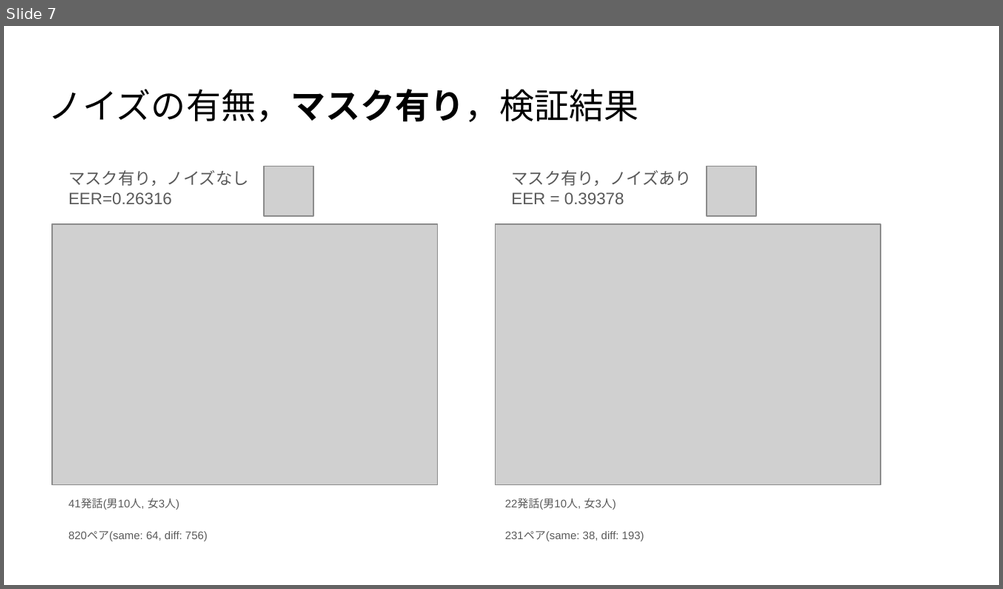
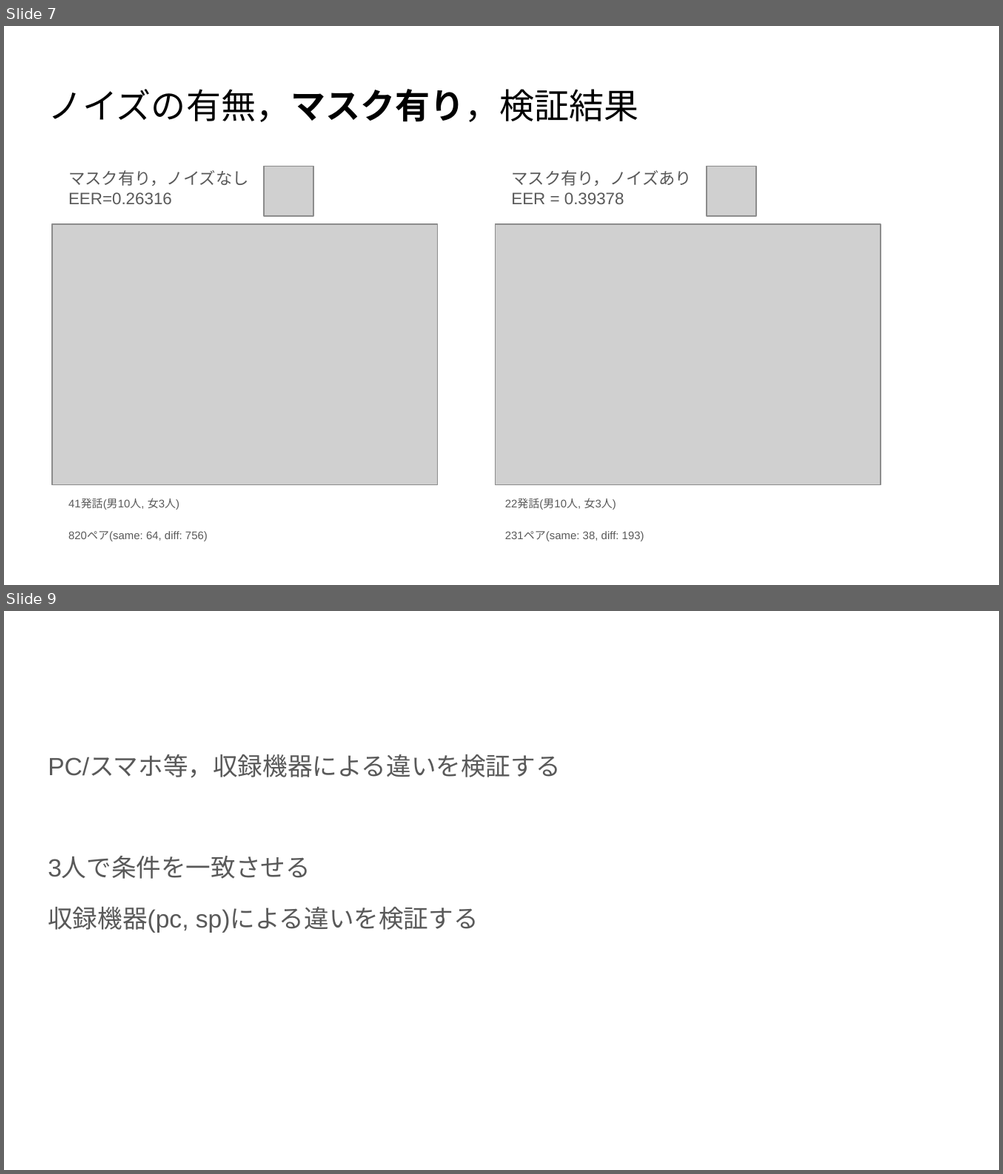
Before and after one commit to tenk-9/ShiotaLab_seminar, a slide deck: 6th/rpt.pptx. Shown one above the other, each under a label of ours: slide 7 before the commit, slides 7 and 9 after it; the slides between them are not shown. The pictures are 1003x589 and 1003x1174 pixels, drawn with LibreOffice and Linux fonts; fonts in the diff are those of the drawing; grey boxes stand for pictures. Boxes give left, top, right and bottom in pixels: in the first picture for what was removed or moved away, otherwise in the second. Text is boxed around its words. In the diff, an @@ line names an element or a change of style, - is before the commit and + after.

```diff
--- a/6th/rpt.pptx
+++ b/6th/rpt.pptx
@@ slide 9 added at (4, 611, 999, 1170), background #FFFFFF @@
@@ text added at (48, 755, 560, 933), 18 pt, text #595959 @@
+PC/スマホ等，収録機器による違いを検証する
+3人で条件を一致させる
+収録機器(pc, sp)による違いを検証する
```
Also in this commit, not shown: 3 slides changed, 1 other file.
